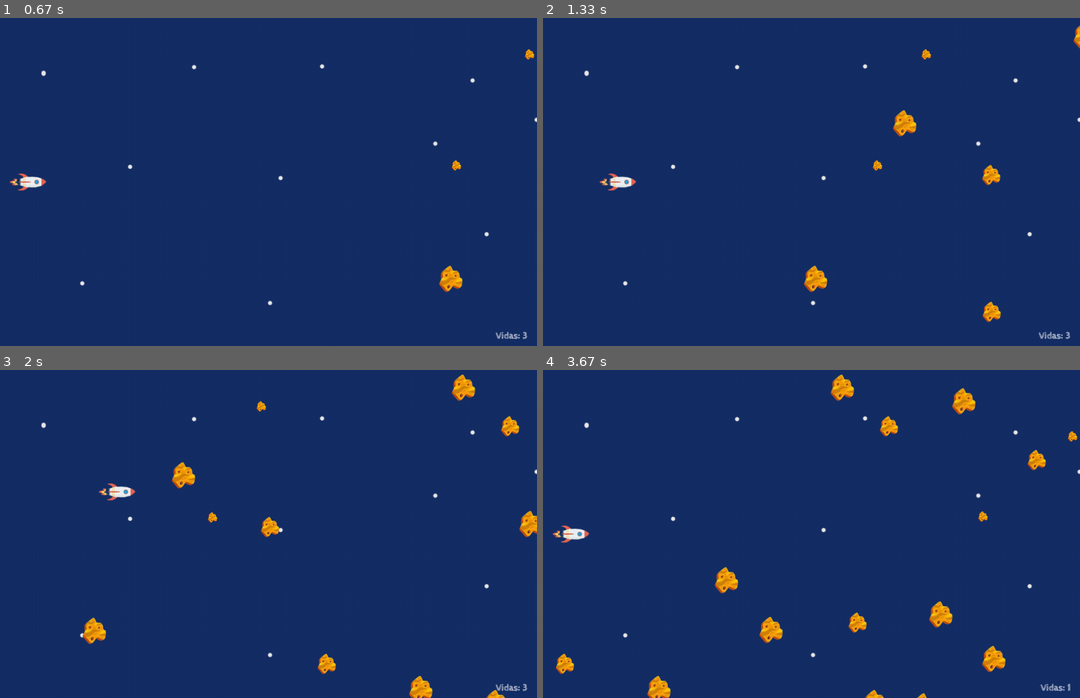
Above: before the commit, frames 1-4 (two rows, left to right).
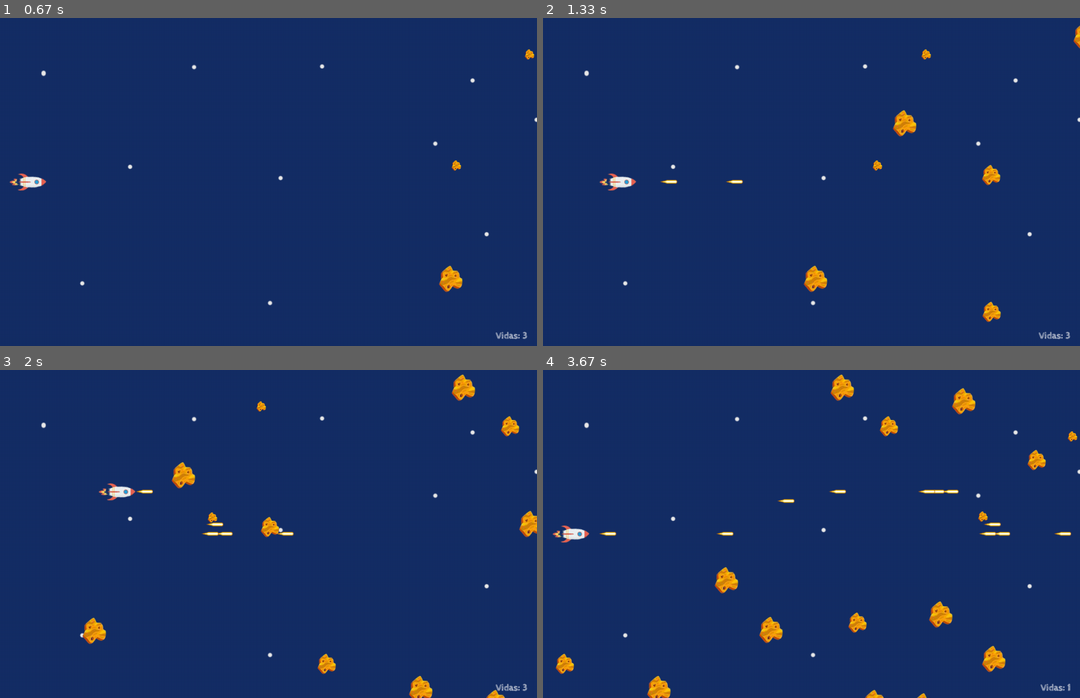
Above: after the commit, the same moments.

Repository: MarkelJM/FinalPygameSpace
Game: pygame game, started from main.py
Two runs of this game, one before a commit and one after it. Both use one fixed random seed, a clock stepped at 60 frames per second and the inputs below.
Inputs:
- Up to frame 1 (0.67 s): tap B at 0.33 s
- Up to frame 2 (1.33 s): tap Space at 0.67, 1.07 s; hold Right from 1 s (still down)
- Up to frame 3 (2 s): tap Space at 1.37, 1.57, 1.9 s; release Right at 1.47 s; hold Up 1.5-1.8 s; hold Right from 1.83 s (still down)
- Up to frame 4 (3.67 s): tap Space at 2.2, 2.4, 2.7, 2.97, 3.3, 3.6 s; release Right at 2.3 s; hold Left 2.33-2.87 s; hold Down 2.9-3.2 s; hold Left 3.23-3.63 s

Frame 1 is identical in both runs. In frame 2, less than 0.1% of the frame differs, in the area x 21-38%, y 49-51%; in frame 3, 0.2%; in frame 4, 0.4%, in the area x 10-99%, y 36-51%.

Commit message:
feat:bullet done

Diff:
--- a/thequest/objects.py
+++ b/thequest/objects.py
@@ -122,7 +122,8 @@
         self.pos_x = position_x
 
         self.image = pg.image.load(
-                    os.path.join("resources", "images", "bullet.png"))
+                    os.path.join("resources", "images", "bullet.png")
+                    )
 
         self.rect = self.image.get_rect(x=self.pos_x, y= self.pos_y)
 
@@ -133,9 +134,9 @@
     def update(self):
 
 
-        if self.rect.x <  HEIGHT:
+        if self.rect.x <  WIDTH:
             self.rect.x +=  self.bullet_speed
 
 
-        if self.rect.x < HEIGHT or self.rect.x == HEIGHT:
-            self.rect.x = HEIGHT +500
+        if self.rect.x > WIDTH or self.rect.x == WIDTH:
+            self.rect.x = WIDTH +100
--- a/thequest/scenes.py
+++ b/thequest/scenes.py
@@ -185,7 +185,7 @@
         self.rocks_groups = self.rock_group()
         self.lifes_counter = LifesCounting(LIFES)
         #self.no_life = LifesCounting.no_lifes()
-        self.bullet = self.bullet_group()
+        self.bullets_groups = self.bullet_group()
 
         self.clock = pg.time.Clock()
 
@@ -232,6 +232,7 @@
             plane_crash =  pg.sprite.spritecollide(self.player, self.rocks, True)
 
 
+
             """implementar para que salga de game cuando vidas  se queden en 0"""
             if plane_crash:
                 self.remove_life = self.lifes_counter.lost_life()
@@ -267,8 +268,10 @@
         self.bullets = pg.sprite.Group()
         self.bullets.empty()
     def create_bullet(self):
-        pos_x = self.player.rect.x
-        pos_y = self.player.rect.y
+        pos_x = (self.player.rect.x) + 50
+        pos_y = self.player.rect.y + 15
+
+
         self.bullet_object = Bullet(pos_x, pos_y)
         self.bullets.add(self.bullet_object)
 
